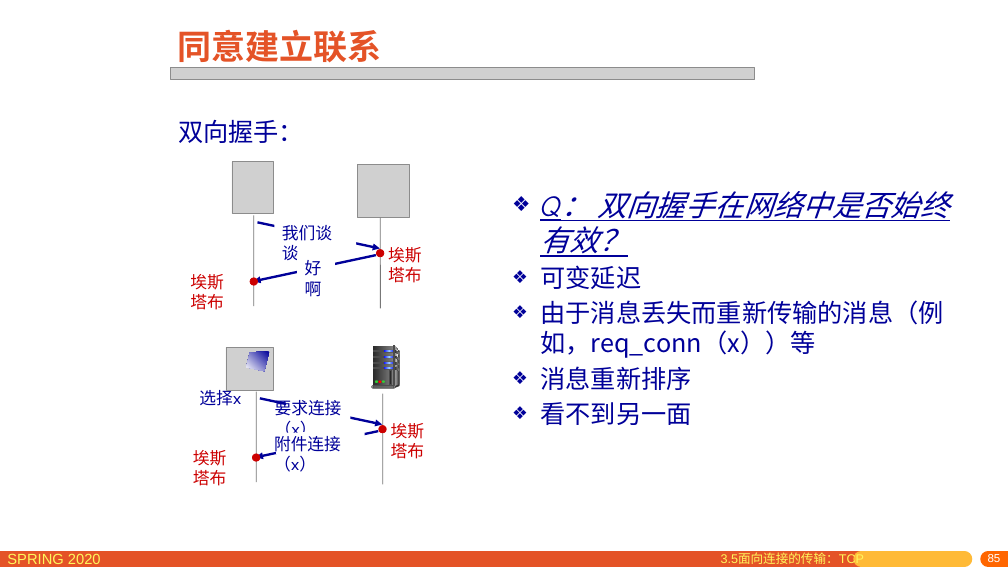
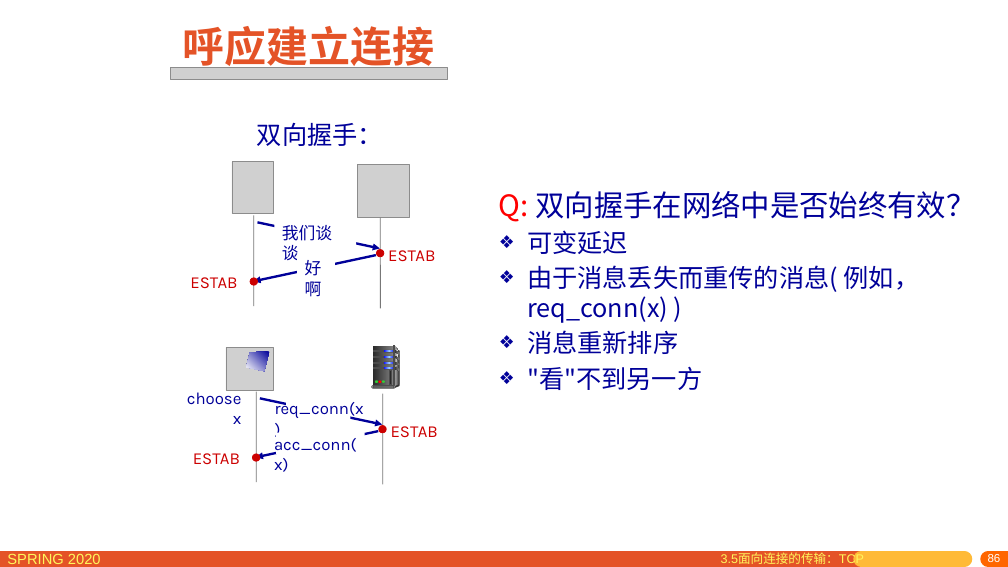
Before and after one commit to network-distributed/presentations, a slide deck: slide 86 of chapter3_cn.pptx (slide 85 before the commit). Drawn at 1008x567 pixels with LibreOffice and Linux fonts; fonts in the diff are those of the drawing; grey boxes stand for pictures. Boxes give left, top, right and bottom in pixels: in the first picture for what was removed or moved away, otherwise in the second. Text is boxed around its words. In the diff, an @@ line names an element or a change of style, - is before the commit and + after.

```diff
--- a/chapter3_cn.pptx
+++ b/chapter3_cn.pptx
@@ title at bbox=[183, 20, 435, 68]: text changed; size 32.4 to 40 pt @@
-同意建立联系
+呼应建立连接
@@ picture: place and size @@
-picture at bbox=[171, 67, 755, 80]
+picture at bbox=[171, 67, 448, 80]
@@ text "双向握手：": place and size @@
-text "双向握手：" at bbox=[178, 120, 304, 143]
+text "双向握手：" at bbox=[257, 123, 383, 146]
@@ text "双向握手：" at bbox=[257, 123, 383, 146]: alignment left to centre @@
@@ text "Q: 双向握手在网络中是否始终有效？": place and size @@
-text "Q: 双向握手在网络中是否始终有效？" at bbox=[540, 191, 949, 425]
+text "Q: 双向握手在网络中是否始终有效？" at bbox=[499, 191, 975, 390]
@@ text at bbox=[499, 191, 975, 222]: text changed; font Comic Neue to Noto Sans CJK SC; italic off @@
-❖ Q： 双向握手在网络中是否始终有效？
+Q: 双向握手在网络中是否始终有效？
@@ text at bbox=[388, 250, 435, 262]: text changed @@
-埃斯塔布
+ESTAB
@@ text at bbox=[527, 265, 920, 323]: text changed @@
-❖ 由于消息丢失而重新传输的消息（例如，req_conn（x））等
+❖ 由于消息丢失而重传的消息( 例如，req_conn(x) )
@@ text at bbox=[190, 277, 237, 288]: text changed @@
-埃斯塔布
+ESTAB
@@ text at bbox=[187, 389, 242, 424]: text changed @@
-选择x
+choose x
@@ text at bbox=[527, 366, 702, 390]: text changed @@
-❖ 看不到另一面
+❖ "看"不到另一方
@@ text at bbox=[275, 400, 364, 420]: text changed @@
-要求连接（x）
+req_conn(x)
@@ text at bbox=[274, 435, 357, 472]: text changed @@
-附件连接（x）
+acc_conn(x)
@@ text at bbox=[391, 426, 438, 437]: text changed @@
-埃斯塔布
+ESTAB
@@ text at bbox=[193, 453, 240, 464]: text changed @@
-埃斯塔布
+ESTAB
```
Also in this commit, not shown: 74 other slides changed, 1 slide added, 1 other file.
